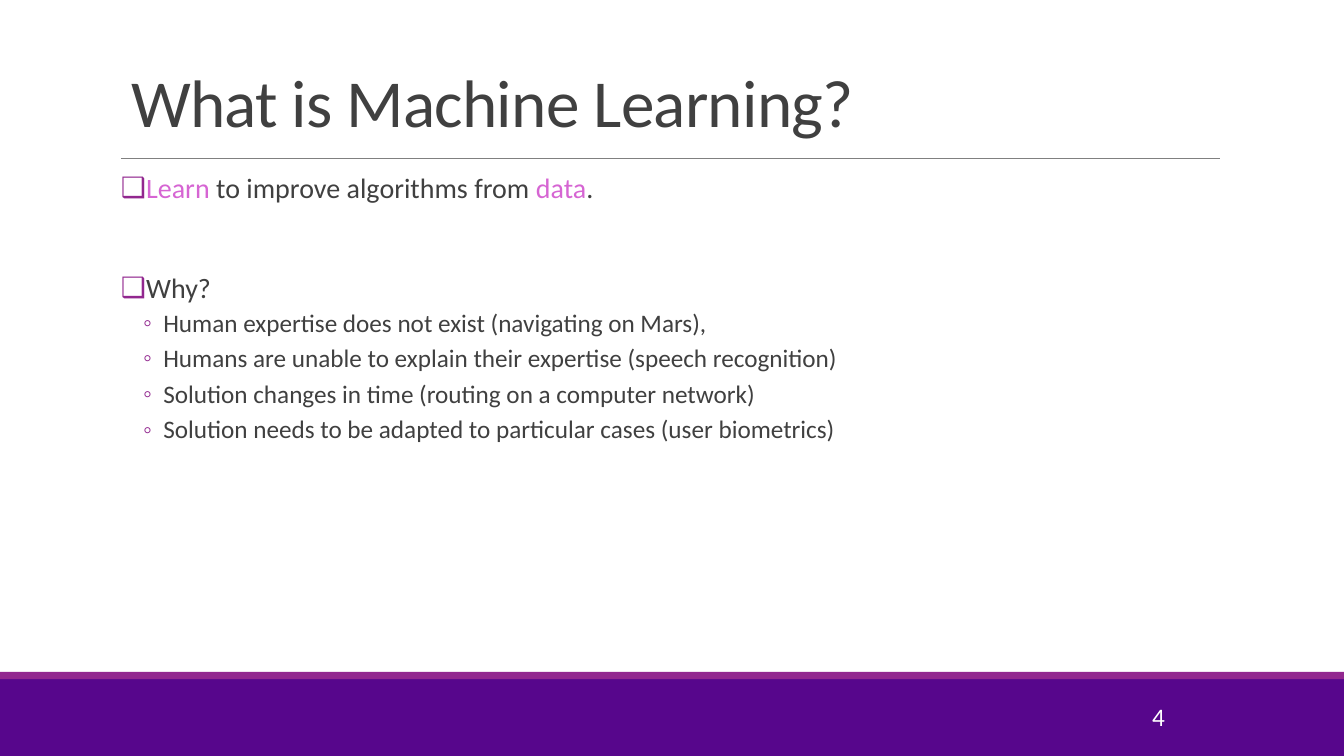
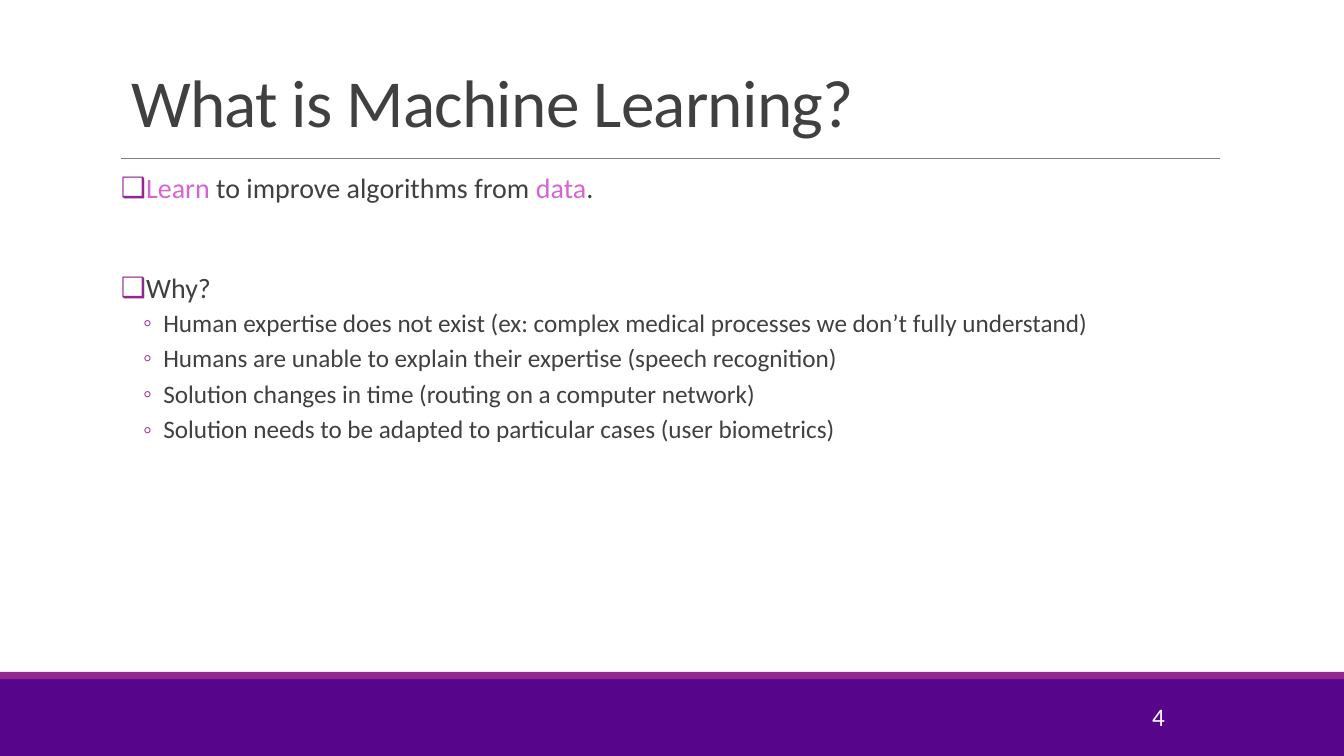
Before and after one commit to joshzzl/introml, a slide deck: slide 4 of lectures/Lect01_IntroML.pptx. Drawn at 1344x756 pixels with LibreOffice and Linux fonts; fonts in the diff are those of the drawing; background and template pictures are left out. Boxes give left, top, right and bottom in pixels: in the first picture for what was removed or moved away, otherwise in the second. Text is boxed around its words. In the diff, an @@ line names an element or a change of style, - is before the commit and + after.

```diff
--- a/lectures/Lect01_IntroML.pptx
+++ b/lectures/Lect01_IntroML.pptx
@@ text at bbox=[163, 314, 1086, 336]: text changed @@
-  ◦ Human expertise does not exist (navigating on Mars),
+  ◦ Human expertise does not exist (ex: complex medical processes we don’t fully understand)
```
Also in this commit, not shown: 6 other slides changed, 1 slide added, 6 other files.
